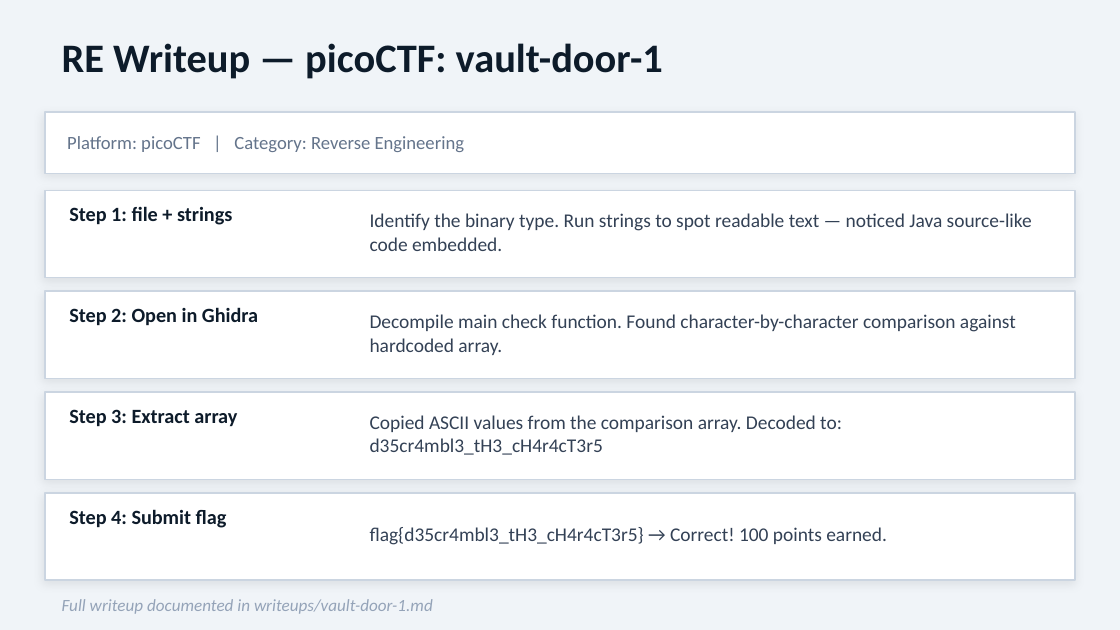
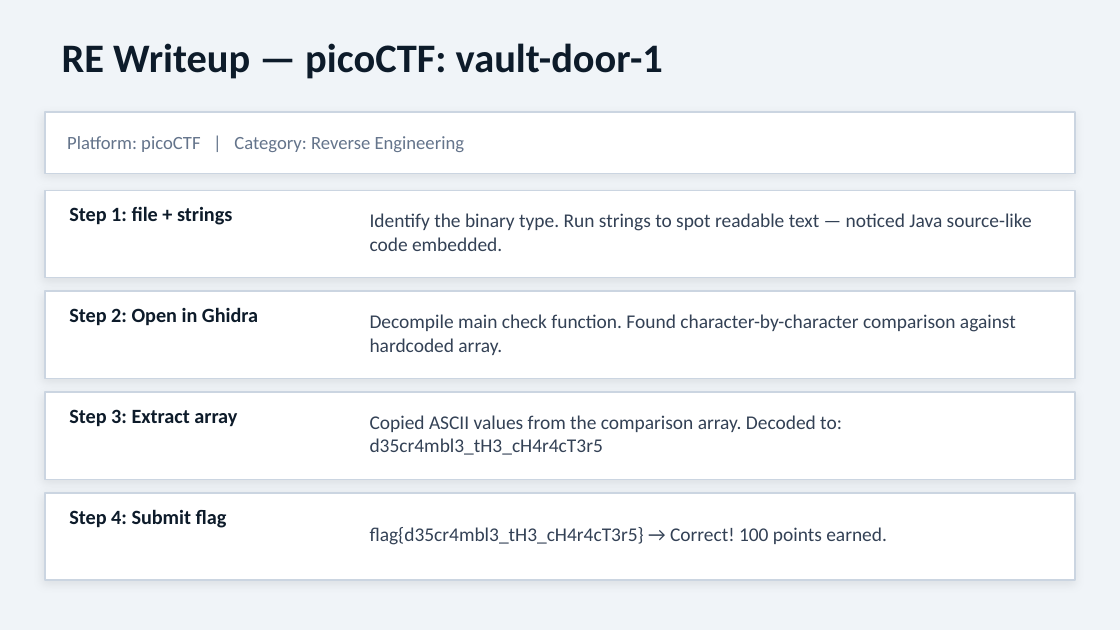
Before and after one commit to Shad0wEmperor404/Capture-The-Flag, a slide deck: slide 13 of CTF.pptx. Drawn at 1120x630 pixels with LibreOffice and Linux fonts; fonts in the diff are those of the drawing. Boxes give left, top, right and bottom in pixels: in the first picture for what was removed or moved away, otherwise in the second. Text is boxed around its words. In the diff, an @@ line names an element or a change of style, - is before the commit and + after.

```diff
--- a/CTF.pptx
+++ b/CTF.pptx
@@ text removed at [62, 599, 433, 614] @@
-Full writeup documented in writeups/vault-door-1.md
```
Also in this commit, not shown: 1 other slide changed.
